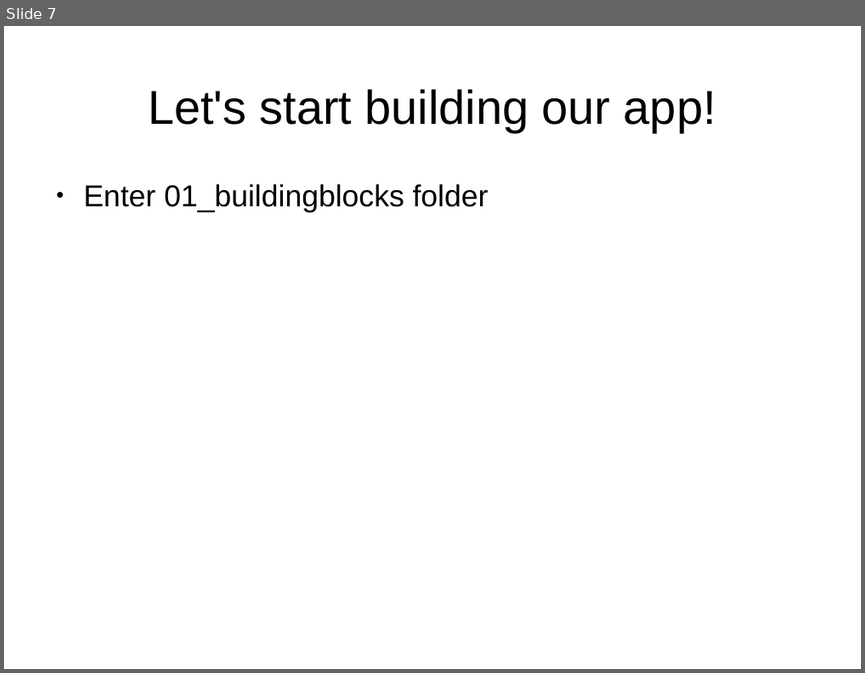
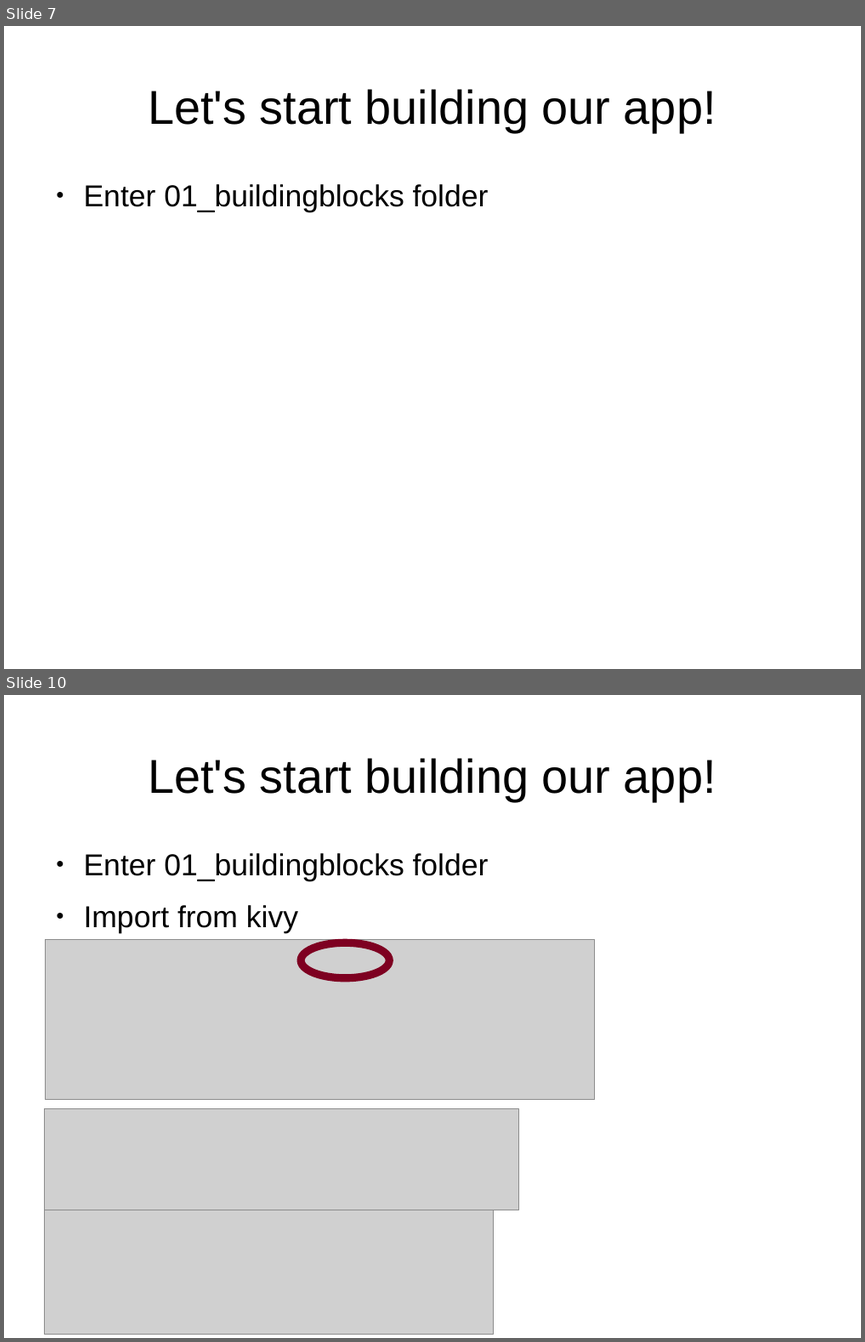
Before and after one commit to adasilva/intro_kivy, a slide deck: intro_kivy.odp. Shown one above the other, each under a label of ours: slide 7 before the commit, slides 7 and 10 after it; the slides between them are not shown. The pictures are 865x673 and 865x1342 pixels, drawn with LibreOffice and Linux fonts; fonts in the diff are those of the drawing; grey boxes stand for pictures. Boxes give left, top, right and bottom in pixels: in the first picture for what was removed or moved away, otherwise in the second. Text is boxed around its words. In the diff, an @@ line names an element or a change of style, - is before the commit and + after.

```diff
--- a/intro_kivy.odp
+++ b/intro_kivy.odp
@@ slide 10 added at (4,695,861,1338), background #FFFFFF @@
@@ title added at (148,758,716,801), 44 pt, text #000000 @@
+Let's start building our app!
@@ text added at (84,853,488,933), 28 pt, text #000000 @@
+● Enter 01_buildingblocks folder
+● Import from kivy
@@ picture added at (45,940,595,1100) @@
@@ ellipse added at (301,943,390,978), outline #7E0021 7.2 pt @@
@@ picture added at (45,1109,519,1210) @@
@@ picture added at (44,1209,494,1333) @@
```
Also in this commit, not shown: 8 slides changed, 1 other slide added, 3 other files.
